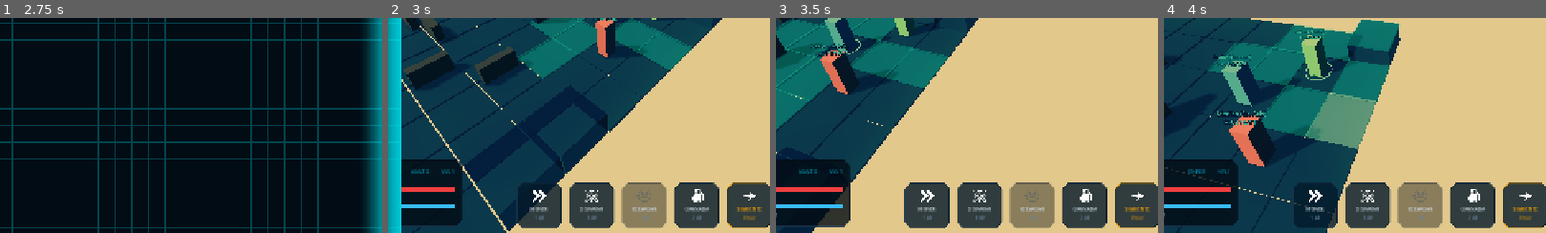
Above: before the commit, frames 1-4 (left to right).
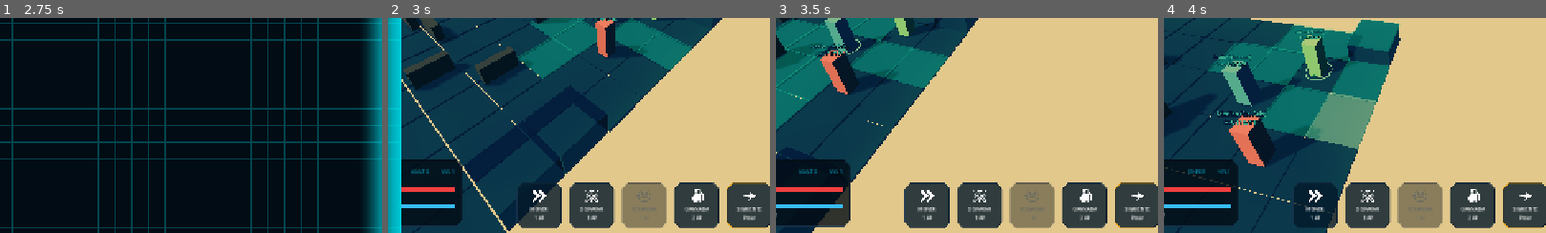
Above: after the commit, the same moments.

Repository: axel-molina/WarTacticGame
Game: Godot game, scene res://scenes/menu/menu_scene.tscn
Same seed, same stepped clock (60 frames per second), same inputs: the game is played once before the commit and once after it.
Inputs (mouse positions are % of the whole screen's width and height, from its top left):
- Up to frame 1 (2.75 s): click (16, 23) at 0.5 s; click (16, 23) at 1.25 s; click "▶ INICIAR OPERACIÓN" at 2 s
- Up to frame 2 (3 s): tap Enter at 2.75 s; move the mouse to (72, 45) at 2.77 s; hold Right (ui_right) from 2.78 s (still down); hold Q from 2.78 s (still down); click (72, 45) at 2.92 s
- Up to frame 3 (3.5 s): keep holding Right (ui_right); keep holding Q
- Up to frame 4 (4 s): release Right (ui_right) at 3.5 s; release Q at 3.5 s; drag from (30, 55) to (45, 70) at 3.52 s
The pictures show only the part of the screen within x 18-68%, y 50-100%; the shares and areas given below are measured in that part.

Frame 1 is identical in both runs. In frame 2, 0.5% of the frame differs, in the area x 38-98%, y 88-95%; in frame 3, 0.5%; in frame 4, 0.5%.

Commit message:
Enhance disabled action UI feedback: apply color overrides to gray out button label and cost texts when actions are disabled

Diff:
--- a/tactical-squad-combat/scripts/ui/hud_controller.gd
+++ b/tactical-squad-combat/scripts/ui/hud_controller.gd
@@ -277,13 +277,13 @@
 		var should_glow_turn = (not any_soldier_has_ap)
 		_set_button_glow(btn_turn, should_glow_turn, Color(0.0, 0.94, 1.0))
 
-		# --- ACTUALIZAR OPACIDAD DE ICONOS EN BOTONES DESHABILITADOS ---
-		_update_button_icon_opacity(btn_move)
-		_update_button_icon_opacity(btn_shoot)
-		_update_button_icon_opacity(btn_reload)
-		_update_button_icon_opacity(btn_heal)
-		_update_button_icon_opacity(btn_grenade)
-		_update_button_icon_opacity(btn_end_turn)
+		# --- ACTUALIZAR OPACIDAD Y COLOR DE BOTONES DESHABILITADOS ---
+		_update_button_visual_states(btn_move)
+		_update_button_visual_states(btn_shoot)
+		_update_button_visual_states(btn_reload)
+		_update_button_visual_states(btn_heal)
+		_update_button_visual_states(btn_grenade)
+		_update_button_visual_states(btn_end_turn)
 
 	else:
 		panel_info.visible = false
@@ -296,21 +296,36 @@
 
 	if btn_turn:
 		btn_turn.disabled = not is_player_turn
-		_update_button_icon_opacity(btn_turn)
+		_update_button_visual_states(btn_turn)
 
 # Almacena los Tweens activos de brillo para evitar colisiones
 var _glow_tweens: Dictionary = {}
 
-func _update_button_icon_opacity(btn: Button) -> void:
+func _update_button_visual_states(btn: Button) -> void:
 	if not btn: return
+
 	var icon_rect = btn.get_node_or_null("VBox/Icon") as TextureRect
-	if icon_rect:
-		if btn.disabled:
-			# Opacar a gris oscuro/translúcido
+	var name_label = btn.get_node_or_null("VBox/Label") as Label
+	var cost_label = btn.get_node_or_null("VBox/Cost") as Label
+
+	if btn.disabled:
+		# Opacar icono a gris oscuro/translúcido
+		if icon_rect:
 			icon_rect.modulate = Color(0.3, 0.35, 0.4, 0.5)
-		else:
-			# Restaurar color completo
+		# Grisear textos
+		if name_label:
+			name_label.add_theme_color_override("font_color", Color(0.3, 0.35, 0.4, 0.6))
+		if cost_label:
+			cost_label.add_theme_color_override("font_color", Color(0.3, 0.35, 0.4, 0.4))
+	else:
+		# Restaurar color de icono
+		if icon_rect:
 			icon_rect.modulate = Color.WHITE
+		# Restaurar colores por defecto de textos
+		if name_label:
+			name_label.remove_theme_color_override("font_color")
+		if cost_label:
+			cost_label.remove_theme_color_override("font_color")
 
 func _set_button_glow(btn: Button, should_glow: bool, glow_color: Color) -> void:
 	if not btn: return
